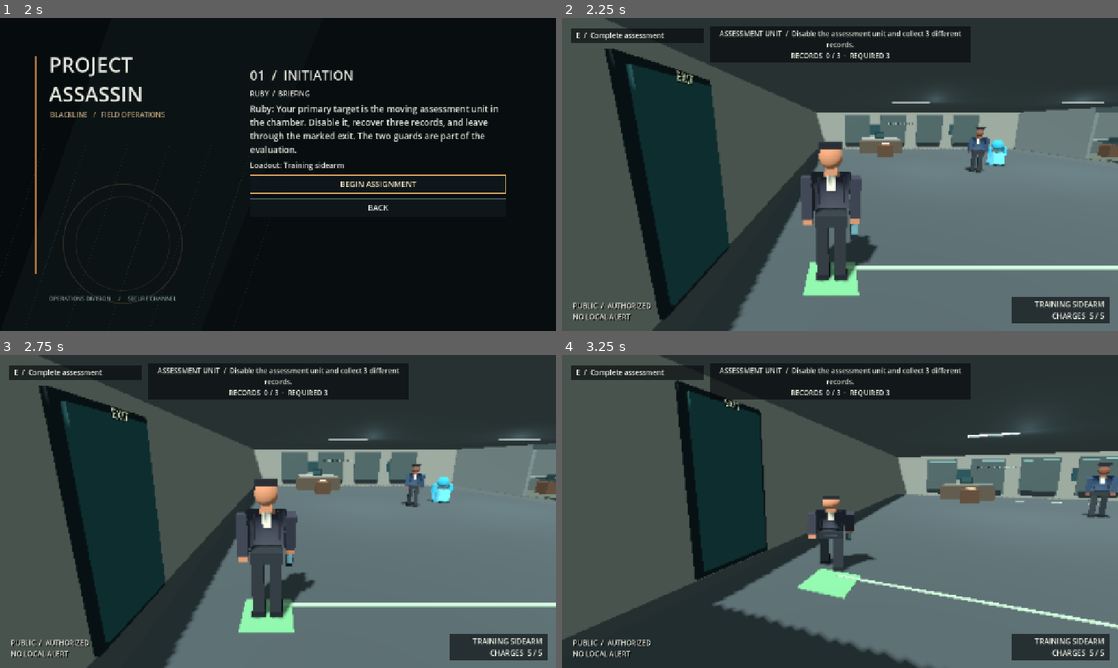
Above: before the commit, frames 1-4 (two rows, left to right).
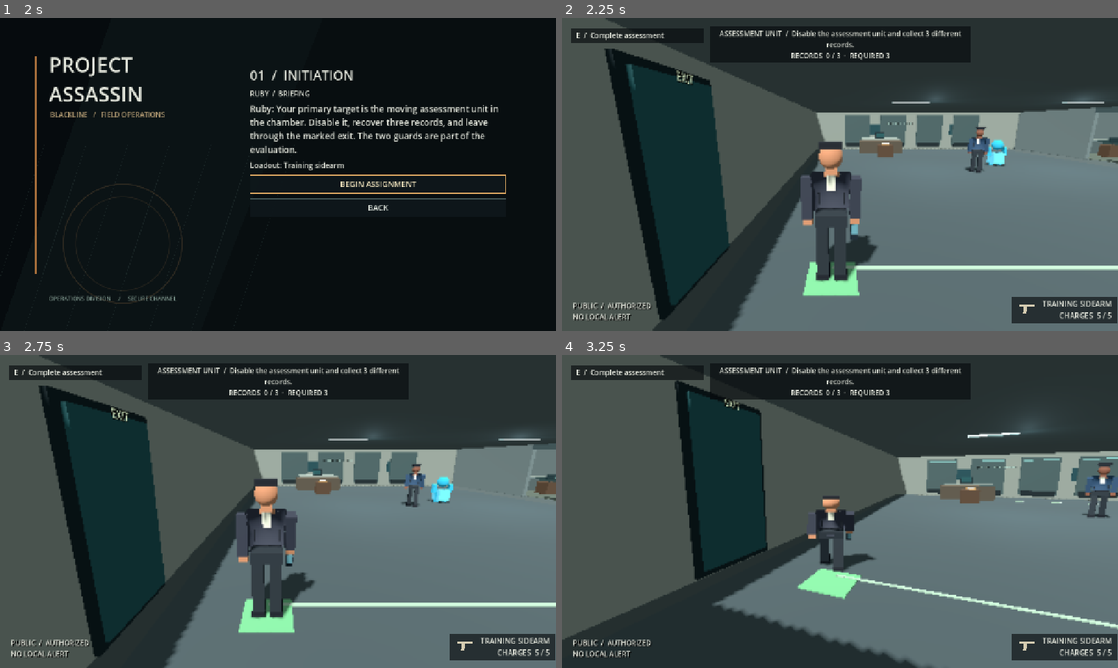
Above: after the commit, the same moments.

Repository: CoolgamerProXD/Stealty-Assasin-redesigned-computing-machine-Beta
Game: Godot game, scene res://scenes/main_menu.tscn
Same seed, same stepped clock (60 frames per second), same inputs: the game is played once before the commit and once after it.
Inputs (mouse positions are in pixels of both pictures, inside the frame that each line leads up to):
- Up to frame 1 (2 s): click "MISSION SELECTION" at 0.5 s; click "01 / INITIATION — AVAILABLE" at 1.25 s
- Up to frame 2 (2.25 s): click "BEGIN ASSIGNMENT" at 2 s
- Up to frame 3 (2.75 s): no input
- Up to frame 4 (3.25 s): move the mouse to (867, 511) at 2.77 s; hold W (move_forward) from 2.78 s (still down); hold C (crouch) from 2.78 s (still down); click (867, 511) at 2.92 s

Frame 1 is identical in both runs. In frame 2, 0.5% of the frame differs, in the area x 44-100%, y 39-98%; in frame 3, 0.5%; in frame 4, 0.5%.

Commit message:
Refine HUD and mountain preview; document scope and verification [windows]
Co-authored-by: arena-agent <297053741+arena-agent@users.noreply.github.com>

Diff:
--- /dev/null
+++ b/scripts/ui/equipment_icon.gd
@@ -0,0 +1,22 @@
+extends Control
+## Simple original silhouettes; decorative only, never inventory authority.
+var item: String = ""
+
+func _ready() -> void:
+ custom_minimum_size = Vector2(48,40)
+ mouse_filter = Control.MOUSE_FILTER_IGNORE
+
+func set_item(id: String) -> void:
+ if item == id: return
+ item = id
+ queue_redraw()
+
+func _draw() -> void:
+ var ink := Color(0.91,0.87,0.75,0.9)
+ if item == "quiet_line":
+  draw_arc(Vector2(24,20), 13, 0.3, TAU - 0.3, 24, ink, 2, true)
+  draw_line(Vector2(12,12), Vector2(8,8), ink, 3, true)
+  draw_line(Vector2(36,12), Vector2(40,8), ink, 3, true)
+ else:
+  draw_rect(Rect2(5,12,36,7), ink)
+  draw_colored_polygon(PackedVector2Array([Vector2(16,19),Vector2(24,19),Vector2(21,32),Vector2(14,32)]), ink)
--- a/scripts/visuals/stylized_person.gd
+++ b/scripts/visuals/stylized_person.gd
@@ -16,6 +16,7 @@
 var weapon_draw: float = 0.0
 var weapon_aim_blend: float = 0.0
 var phase: float = 0.0
+var idle_phase: float = 0.0
 var idle_activity: String = "idle"
 var clothing: StandardMaterial3D
 
@@ -107,17 +108,18 @@
 func animate_motion(delta: float, speed: float) -> void:
  if not left_leg: return
  phase += delta * minf(speed, 5.0) * 2.6
+ idle_phase += delta * 2.0
  var swing := sin(phase) * minf(speed * 0.16, 0.6)
  var blend := 1.0 - exp(-delta * 10.0)
  weapon_draw = move_toward(weapon_draw, 1.0 if weapon_equipped else 0.0, delta * 3.0)
  weapon_aim_blend = move_toward(weapon_aim_blend, 1.0 if weapon_aiming and weapon_equipped else 0.0, delta * 4.0)
- torso.rotation.z = sin(phase * 0.5) * 0.008
- torso.rotation.x = sin(phase * 0.5) * 0.008
+ torso.rotation.z = sin(idle_phase * 0.5) * 0.008
+ torso.rotation.x = sin(idle_phase * 0.5) * 0.008
  left_leg.rotation.x = lerp_angle(left_leg.rotation.x, swing, blend)
  right_leg.rotation.x = lerp_angle(right_leg.rotation.x, -swing, blend)
  var left_pose := -swing * 0.7
- if speed < 0.1 and idle_activity == "conversing": left_pose = 0.30 + sin(phase * 0.6) * 0.16
- elif speed < 0.1 and idle_activity == "working": left_pose = 0.40 + sin(phase * 0.5) * 0.06
+ if speed < 0.1 and idle_activity == "conversing": left_pose = 0.30 + sin(idle_phase * 0.6) * 0.16
+ elif speed < 0.1 and idle_activity == "working": left_pose = 0.40 + sin(idle_phase * 0.5) * 0.06
  left_arm.rotation.x = lerp_angle(left_arm.rotation.x, lerpf(left_pose, 1.05, weapon_aim_blend), blend)
  left_arm.rotation.z = lerp_angle(left_arm.rotation.z, -0.20 * weapon_aim_blend, blend)
  var ready_pose := lerpf(0.35, 1.35, weapon_aim_blend)
--- a/scripts/world/hotel.gd
+++ b/scripts/world/hotel.gd
@@ -12,6 +12,7 @@
 var equipment_hud: Label
 var awareness_hud: Label
 var interaction_dot: Label
+var equipment_icon: Control
 var crosshair: Control
 var shot_audio: AudioStreamPlayer
 var objective_audio: AudioStreamPlayer
@@ -435,12 +436,18 @@
  right.mouse_filter = Control.MOUSE_FILTER_IGNORE
  right.add_theme_stylebox_override("panel", style.duplicate())
  overlay.add_child(right)
+ var equipment_row := HBoxContainer.new()
+ equipment_row.add_theme_constant_override("separation", 10)
+ right.add_child(equipment_row)
+ equipment_icon = preload("res://scripts/ui/equipment_icon.gd").new()
+ equipment_row.add_child(equipment_icon)
  equipment_hud = Label.new()
  equipment_hud.horizontal_alignment = HORIZONTAL_ALIGNMENT_RIGHT
  equipment_hud.add_theme_font_size_override("font_size", 17)
- right.add_child(equipment_hud)
+ equipment_row.add_child(equipment_hud)
  var bottom := PanelContainer.new()
  prompt_panel = bottom
+ bottom.modulate.a = 0.0
  bottom.position = Vector2(20, 22)
  bottom.custom_minimum_size = Vector2(300, 0)
  bottom.mouse_filter = Control.MOUSE_FILTER_IGNORE
@@ -788,6 +795,7 @@
  awareness_hud.text = "%s  /  %s\n%s" % [area.to_upper(), access, local_state]
  fps_label.visible = Campaign.settings["show_fps"]
  fps_label.text = "%d FPS" % Engine.get_frames_per_second()
+ equipment_icon.call("set_item", player.equipment.selected)
  equipment_hud.text = Campaign.item_label(player.equipment.selected).to_upper()
  if player.equipment.selected == "training_sidearm": equipment_hud.text += "\nCHARGES  %d / 5" % player.equipment.charges
  crosshair.visible = player.aiming
@@ -798,6 +806,7 @@
   message_remaining = 7.0
  message_remaining = maxf(0.0, message_remaining - _delta)
  var current_message := message if message_remaining > 0.0 else ""
- prompt.text = ("E  /  " + nearest.label + ("\n" if not current_message.is_empty() else "") if nearest else "") + current_message
- prompt_panel.visible = not prompt.text.strip_edges().is_empty()
- prompt_panel.modulate.a = move_toward(prompt_panel.modulate.a, 1.0 if prompt_panel.visible else 0.0, _delta * 6.0)
+ var prompt_content := ("E  /  " + nearest.label + ("\n" if not current_message.is_empty() else "") if nearest else "") + current_message
+ if not prompt_content.is_empty(): prompt.text = prompt_content
+ prompt_panel.modulate.a = move_toward(prompt_panel.modulate.a, 1.0 if not prompt_content.is_empty() else 0.0, _delta * 6.0)
+ prompt_panel.visible = prompt_panel.modulate.a > 0.01
--- a/scripts/world/landscape_preview.gd
+++ b/scripts/world/landscape_preview.gd
@@ -78,9 +78,13 @@
  _sign("VILLAGE APPROACH",Vector3(0,3.2,12),38)
  _box(Vector3(0,0.7,-29),Vector3(12,1.4,9),Color(0.42,0.39,0.33),true)
  _box(Vector3(0,1.55,-29),Vector3(8,0.3,6),Color(0.64,0.53,0.36))
- # Stylised seated figure: original abstract forms, not a destructive element.
- _box(Vector3(0,2.2,-29),Vector3(5,1.0,3),Color(0.38,0.31,0.23))
- _box(Vector3(0,3.3,-29),Vector3(3.1,2.2,1.8),Color(0.43,0.35,0.25))
+ # Stylised seated figure: original abstract forms, never a destructive element.
+ _sphere(Vector3(0,2.15,-29),Vector3(6.2,1.25,3.6),Color(0.38,0.31,0.23))
+ _sphere(Vector3(0,3.35,-29),Vector3(3.6,2.8,2.0),Color(0.43,0.35,0.25))
+ for x: float in [-2.0,2.0]:
+  _sphere(Vector3(x,2.85,-29),Vector3(1.0,2.0,0.9),Color(0.43,0.35,0.25))
+  _sphere(Vector3(x*0.55,2.25,-30),Vector3(1.2,0.55,0.7),Color(0.47,0.38,0.27))
+ _sphere(Vector3(0,2.15,-30.1),Vector3(1.9,0.45,0.8),Color(0.47,0.38,0.27))
  var head := MeshInstance3D.new()
  var sphere := SphereMesh.new()
  sphere.radius = 0.75
@@ -92,15 +96,47 @@
  head.material_override = material
  head.position = Vector3(0,5.0,-29)
  add_child(head)
+ _sphere(Vector3(0,5.75,-29),Vector3(0.55,0.5,0.55),Color(0.37,0.30,0.22))
  for x: float in [-30.0,-20.0,-12.0,12.0,20.0,30.0]:
   for z: float in [-33.0,-17.0,0.0,26.0,36.0]:
    _box(Vector3(x,1.1,z),Vector3(0.45,2.2,0.45),Color(0.28,0.22,0.14))
    _box(Vector3(x,2.7,z),Vector3(2.8,2.4,2.8),Color(0.19,0.36,0.22))
  # Distant, stylised peaks, and an atmospheric decorative cable-car vista.
- for x: float in [-38.0,-26.0,26.0,38.0]:
-  _box(Vector3(x,5,-41),Vector3(16,10,4),Color(0.27,0.37,0.35))
+ for x: float in [-39.0,-27.0,27.0,39.0]:
+  _peak(Vector3(x,0,-42), 12.0, 15.0 + absf(x)*0.12, Color(0.27,0.37,0.35))
  _box(Vector3(0,8,30),Vector3(80,0.07,0.07),dark)
  for x: float in [-20.0,10.0,32.0]:
   _box(Vector3(x,6.3,30),Vector3(2.0,2.3,1.8),Color(0.66,0.26,0.18))
   _box(Vector3(x,6.6,29.08),Vector3(1.6,1.1,0.05),Color(0.30,0.46,0.48))
   _box(Vector3(x,7.8,30),Vector3(0.12,0.7,0.12),dark)
+
+func _sphere(pos: Vector3, dimensions: Vector3, color: Color) -> void:
+ var visual := MeshInstance3D.new()
+ var mesh := SphereMesh.new()
+ mesh.radius = 0.5
+ mesh.height = 1.0
+ mesh.radial_segments = 12
+ mesh.rings = 6
+ visual.mesh = mesh
+ visual.scale = dimensions
+ visual.position = pos
+ var material := StandardMaterial3D.new()
+ material.albedo_color = color
+ material.roughness = 0.92
+ visual.material_override = material
+ add_child(visual)
+
+func _peak(pos: Vector3, radius: float, height: float, color: Color) -> void:
+ var visual := MeshInstance3D.new()
+ var mesh := CylinderMesh.new()
+ mesh.top_radius = 0.0
+ mesh.bottom_radius = radius
+ mesh.height = height
+ mesh.radial_segments = 7
+ visual.mesh = mesh
+ visual.position = pos + Vector3.UP * height * 0.5
+ var material := StandardMaterial3D.new()
+ material.albedo_color = color
+ material.roughness = 1.0
+ visual.material_override = material
+ add_child(visual)
--- a/tests/cinema_capture_test.gd
+++ b/tests/cinema_capture_test.gd
@@ -148,7 +148,7 @@
   var scenery: Node3D = load("res://scenes/" + preview_name + "_preview.tscn").instantiate()
   root.add_child(scenery)
   for i: int in range(5): await physics_frame
-  var scenery_cam := shot_camera(scenery, Vector3(0,4.0,24), Vector3(0,2.0,-20))
+  var scenery_cam := shot_camera(scenery, Vector3(0,4.0,24) if preview_name == "hong_kong" else Vector3(0,5.0,-11), Vector3(0,2.5,-20) if preview_name == "hong_kong" else Vector3(0,3.0,-29))
   await capture("cinema_city" if preview_name == "hong_kong" else "cinema_ngong_ping")
   check(scenery_cam.current and scenery.get("player") != null, preview_name + " preview renders with player")
   scenery.queue_free()
--- a/tests/run_tests.gd
+++ b/tests/run_tests.gd
@@ -206,6 +206,10 @@
  Input.action_release("move_forward")
  var walk_distance: float = player.global_position.distance_to(start)
  check(walk_distance > 0.3, "input moves player through physics")
+ Input.action_press("move_right")
+ await create_timer(0.35).timeout
+ Input.action_release("move_right")
+ check(absf(player.body_mesh.rotation.y) > 0.25, "moving sideways smoothly turns the visible character")
  player.global_position = Vector3(-10, 0.1, 0)
  player.velocity = Vector3.ZERO
  await physics_frame
@@ -489,6 +493,7 @@
  check(guard.stunned_time > 0 and gadget_player.equipment.selected == "quiet_line", "gadget input temporarily disables a nearby NPC")
  gadget_world.call("_process", 0.0)
  check(gadget_world.get("hud").text.contains("ADRIAN LOCKE") and gadget_world.get("equipment_hud").text.contains("QUIET LINE"), "Meridian HUD displays target and equipped gadget")
+ check(gadget_world.get("equipment_icon").item == "quiet_line", "equipment icon reflects the actual selected item")
  var locke: HotelNpc = gadget_world.get("primary_npc")
  locke.global_position = Vector3(-8.5, 0.05, 0)
  gadget_player.global_position = Vector3(-9, 0.05, 2)
Not shown, changed: ARCHITECTURE.md
Not shown, changed: ASSETS.md
Not shown, changed: CHANGELOG.md
Not shown, changed: DEVELOPMENT.md
Not shown, changed: GAMEPLAY.md
Not shown, changed: HONG_KONG_MAP_PLAN.md
Not shown, changed: NPC_AI.md
Not shown, changed: PERFORMANCE.md
Not shown, changed: TESTING.md
Not shown, changed: THIRD_PARTY_ASSETS.md
Not shown, added: UI_REFERENCES.md
